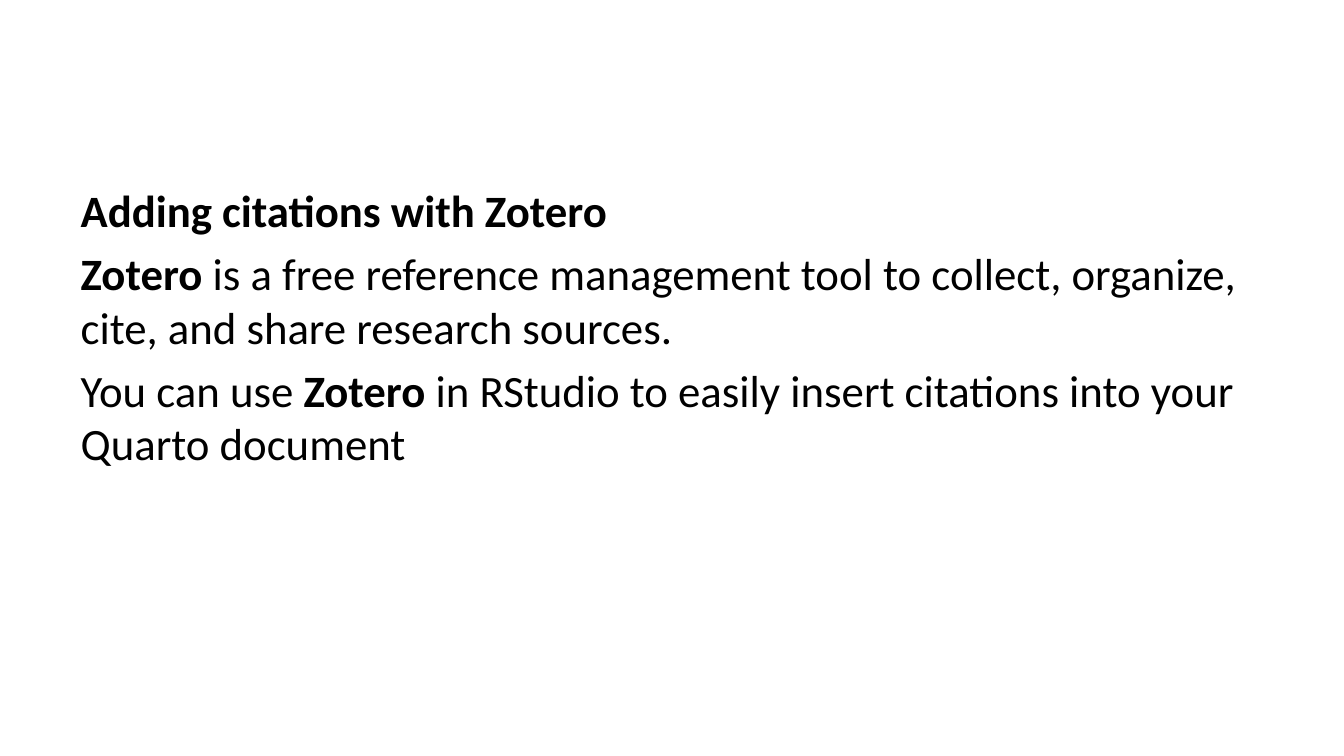
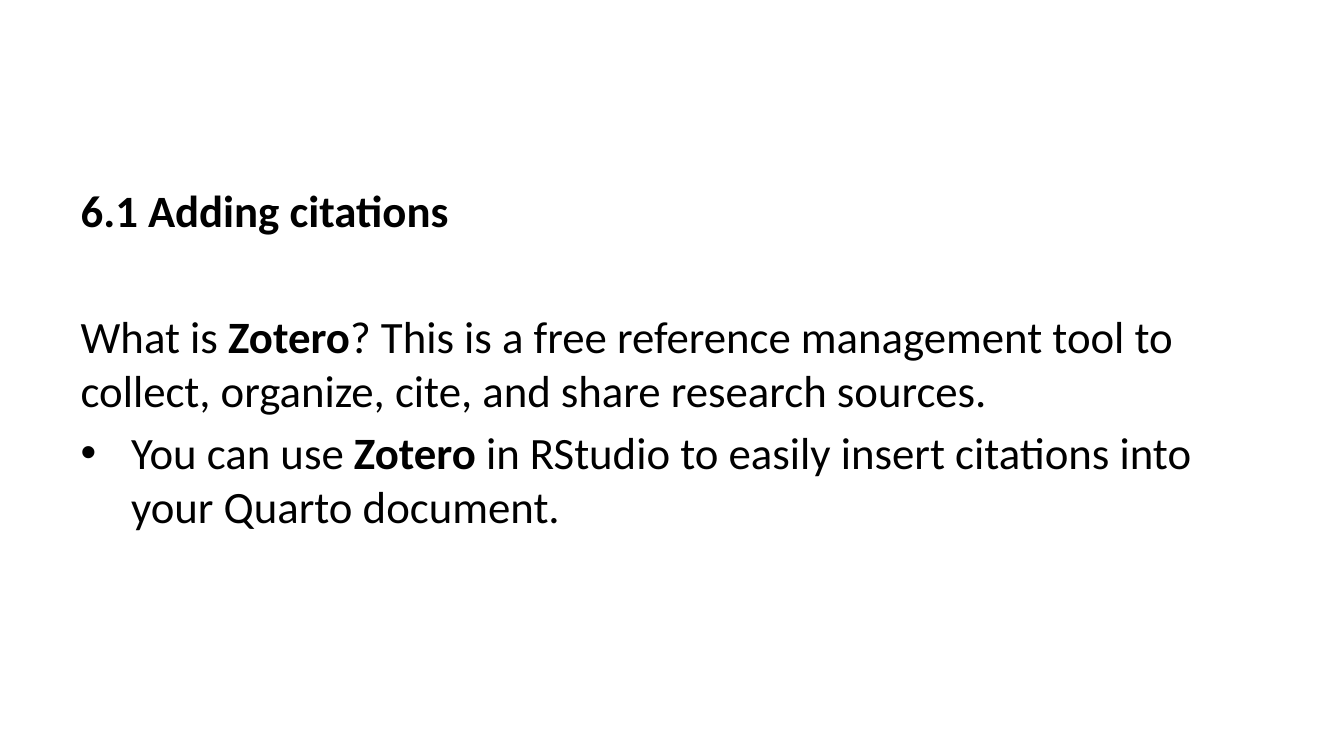
Before and after one commit to lmu-osc/train-the-trainer-student-track-OS, a slide deck: slide 51 of _site/materials/OS-M3/OS-M3-S6-Quarto/OS-M3-S6-Quarto-slides.pptx (slide 48 before the commit). Drawn at 1344x756 pixels with LibreOffice and Linux fonts; fonts in the diff are those of the drawing. Boxes give left, top, right and bottom in pixels: in the first picture for what was removed or moved away, otherwise in the second. Text is boxed around its words. In the diff, an @@ line names an element or a change of style, - is before the commit and + after.

```diff
--- a/_site/materials/OS-M3/OS-M3-S6-Quarto/OS-M3-S6-Quarto-slides.pptx
+++ b/_site/materials/OS-M3/OS-M3-S6-Quarto/OS-M3-S6-Quarto-slides.pptx
@@ text at box(81, 195, 1192, 531): text changed @@
-Adding citations with Zotero
-Zotero is a free reference management tool to collect, organize, cite, and share research sources.
-You can use Zotero in RStudio to easily insert citations into your Quarto document
+6.1 Adding citations
+What is Zotero? This is a free reference management tool to collect, organize, cite, and share research sources.
+• You can use Zotero in RStudio to easily insert citations into your Quarto document.
```
Also in this commit, not shown: 72 other slides changed, 7 slides added, 4 slides removed, 39 other files.
